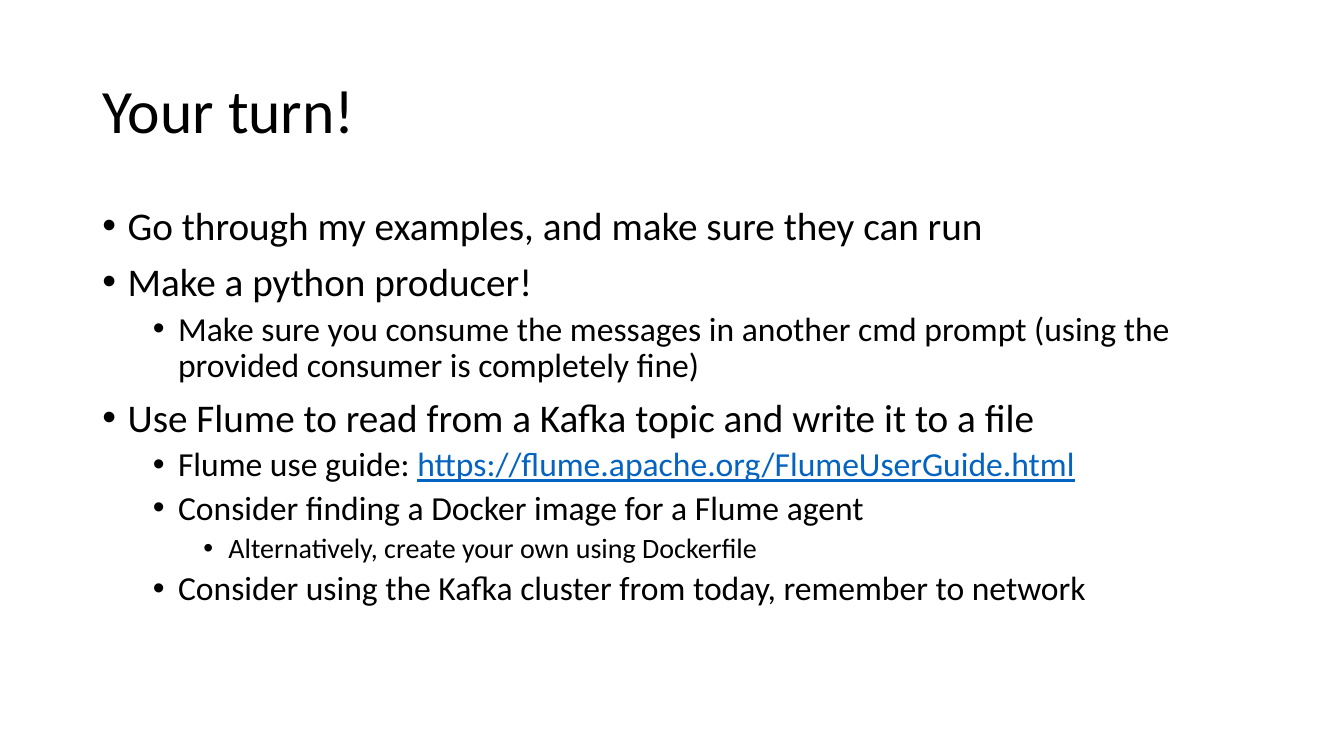
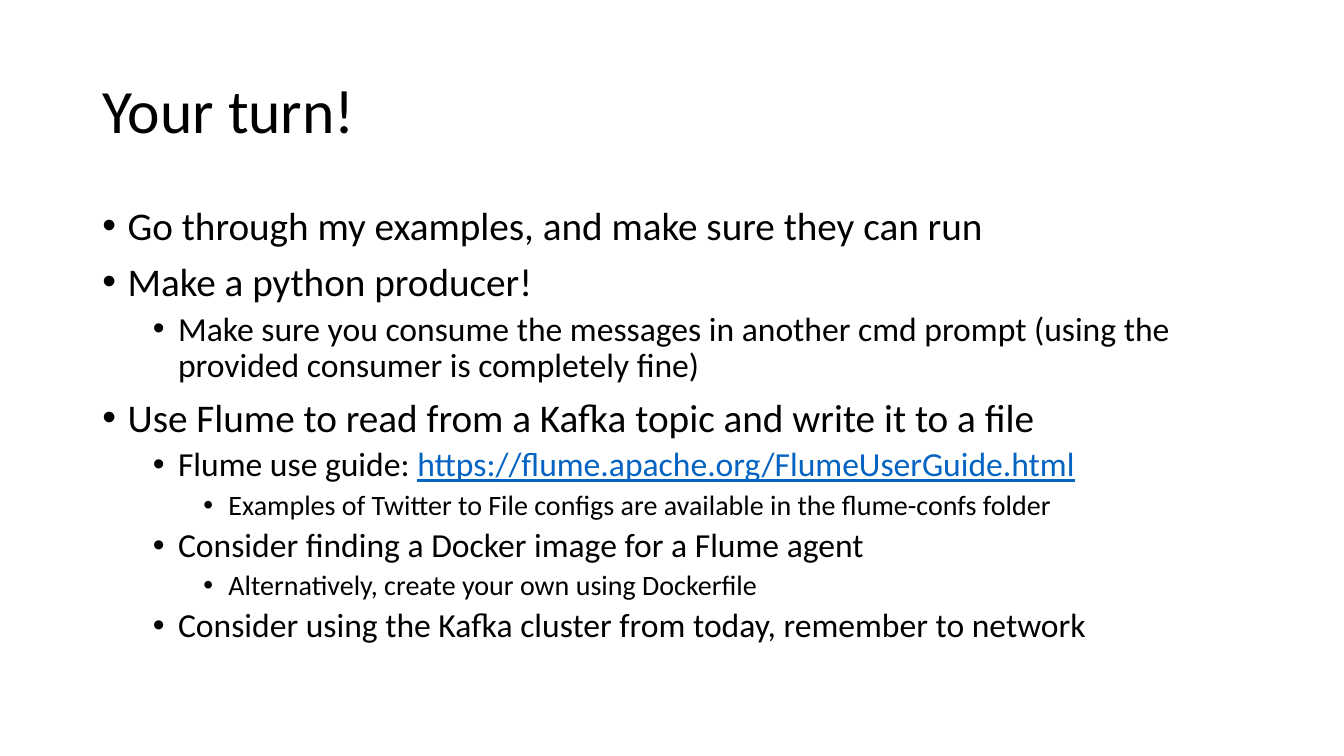
Before and after one commit to jakobhviid/BDDST21, a slide deck: slide 9 of Lecture3/Lecture3Ex.pptx. Drawn at 1344x756 pixels with LibreOffice and Linux fonts; fonts in the diff are those of the drawing. Boxes give left, top, right and bottom in pixels: in the first picture for what was removed or moved away, otherwise in the second. Text is boxed around its words. In the diff, an @@ line names an element or a change of style, - is before the commit and + after.

```diff
--- a/Lecture3/Lecture3Ex.pptx
+++ b/Lecture3/Lecture3Ex.pptx
@@ text at [228,495,1051,520]: paragraph added @@
+    • Examples of Twitter to File configs are available in the flume-confs folder
```
